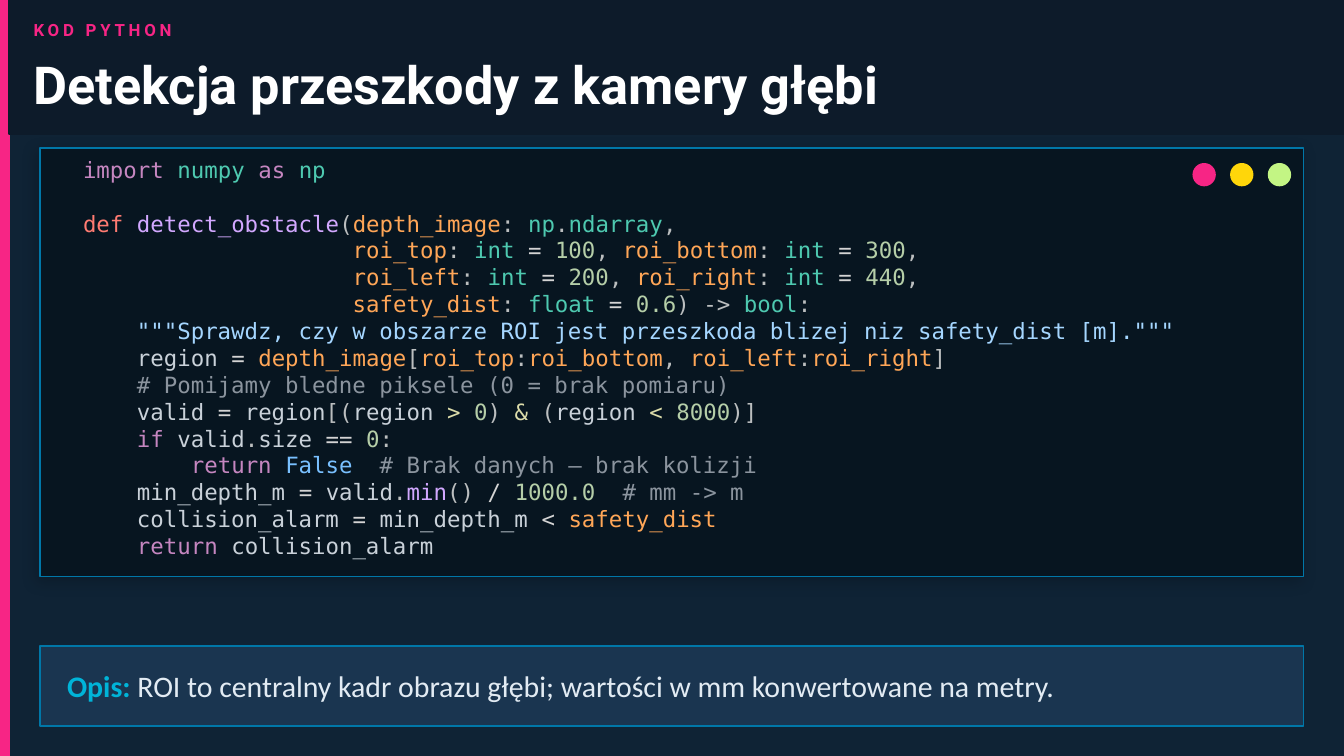
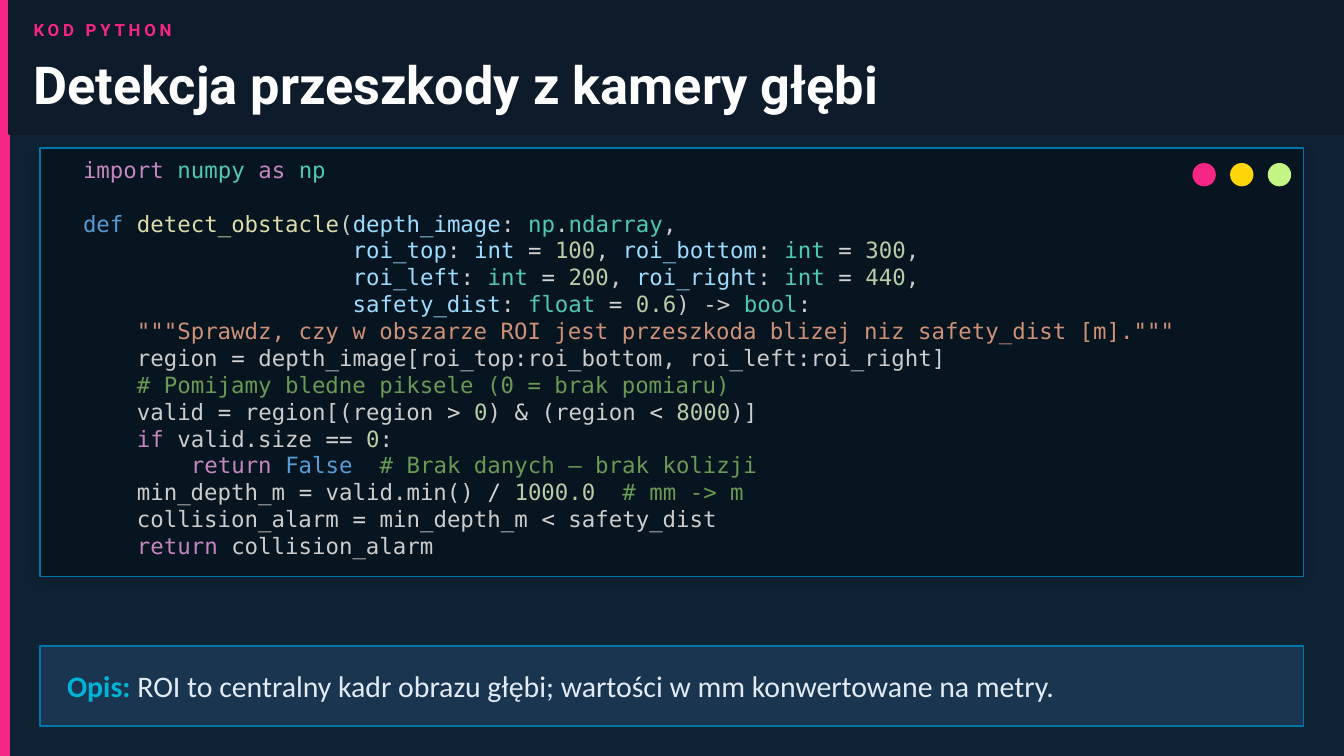
Before and after one commit to MatPomGit/MobileHub, a slide deck: slide 22 of zajecia/robo/robo_w1.pptx. Drawn at 1344x756 pixels with LibreOffice and Linux fonts; fonts in the diff are those of the drawing. Boxes give left, top, right and bottom in pixels: in the first picture for what was removed or moved away, otherwise in the second. Text is boxed around its words. In the diff, an @@ line names an element or a change of style, - is before the commit and + after.

```diff
--- a/zajecia/robo/robo_w1.pptx
+++ b/zajecia/robo/robo_w1.pptx
@@ text at bbox=[83, 215, 1174, 560]: text colour #FF7B72 to #569CD6 in "def"; text colour #D2A8FF to #DCDCAA in "detect_obstacle(depth_image:"; text colour #BBBEBF to #CCCCCC in "detect_obstacle(depth_image: np.ndarray,", "roi_top: 100, roi_bottom: 300,", "roi_left: 200, roi_right: 440,", "safety_dist: 0.6) -> bool:" and 4 more places; text colour #FFA657 to #9CDCFE in "detect_obstacle(depth_image:", "roi_top: roi_bottom:", "roi_left: roi_right:", "safety_dist:"; text colour #4EC9B0 to #9CDCFE in "int"; text colour #A5D6FF to #CE9178 in """"Sprawdz, czy w obszarze ROI jest przeszkoda ..."; text colour #C9D1D9 to #CCCCCC in "region", "valid region[(region (region", "valid.size", "min_depth_m valid.min()" and 2 more places; text colour #FFA657 to #CCCCCC in "depth_image[roi_top:roi_bottom, roi_left:roi_right]", "safety_dist"; text colour #8B949E to #6A9955 in "# Pomijamy bledne piksele (0 = brak ...", "# Brak danych – brak kolizji", "# mm -> m"; text colour #DCDCAA to #D4D4D4 in "> & <"; text colour #79C0FF to #569CD6 in "False"; text colour #D2A8FF to #CCCCCC in "valid.min()" @@
```
Also in this commit, not shown: 5 other slides changed, 4 other files.
